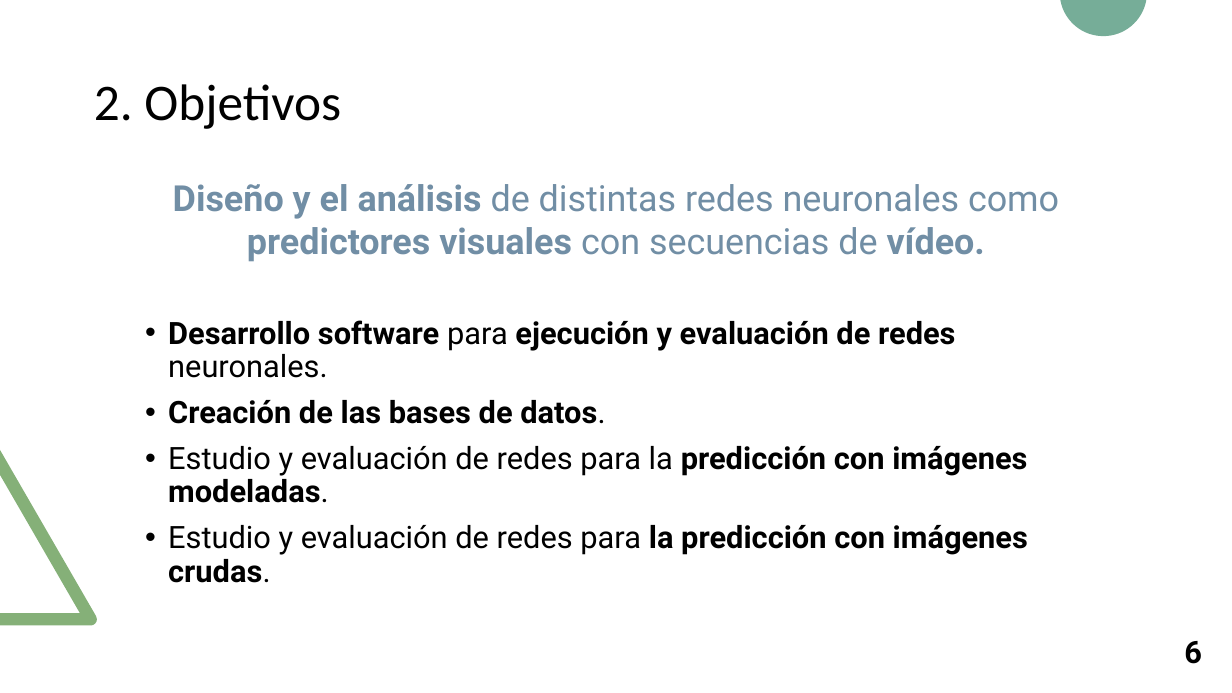
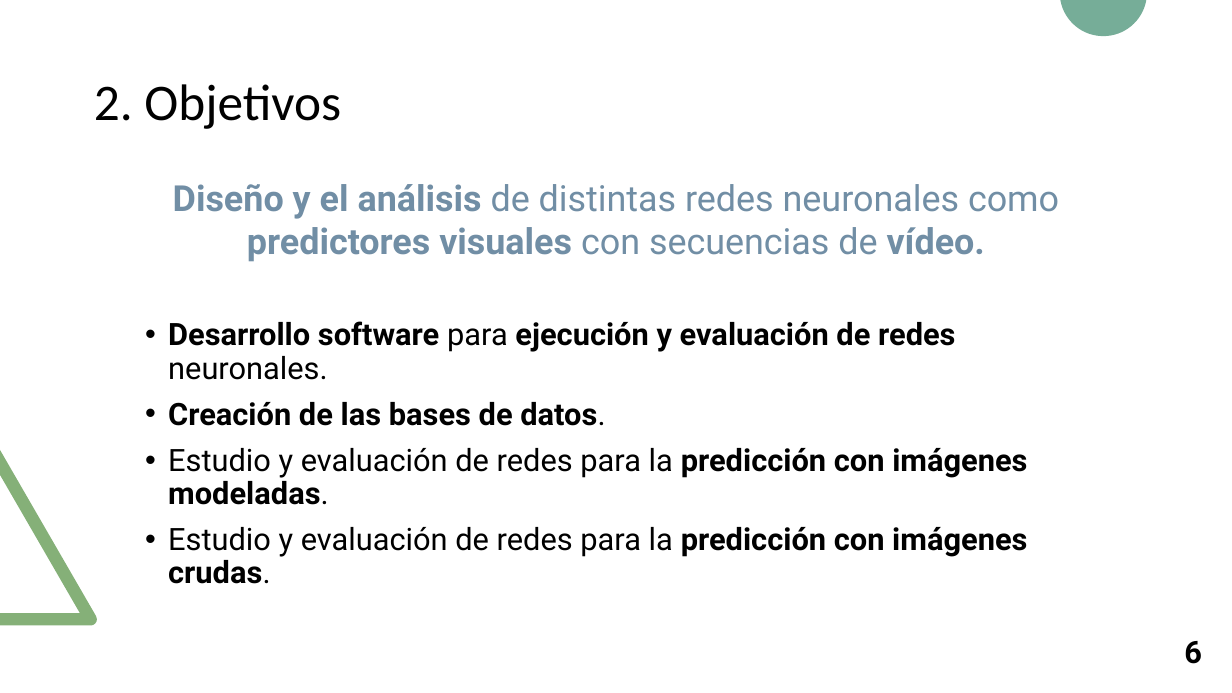
Before and after one commit to RoboticsLabURJC/2017-tfm-nuria-oyaga, a slide deck: slide 7 of Documentation/Presentacion-TFM/Presentacion-TFM.pptx. Drawn at 1232x693 pixels with LibreOffice and Linux fonts; fonts in the diff are those of the drawing. Boxes give left, top, right and bottom in pixels: in the first picture for what was removed or moved away, otherwise in the second. Text is boxed around its words. In the diff, an @@ line names an element or a change of style, - is before the commit and + after.

```diff
--- a/Documentation/Presentacion-TFM/Presentacion-TFM.pptx
+++ b/Documentation/Presentacion-TFM/Presentacion-TFM.pptx
@@ text at <box>168,527,1027,584</box>: bold off in "la" @@
```
Also in this commit, not shown: 26 other slides changed, 2 other files.
